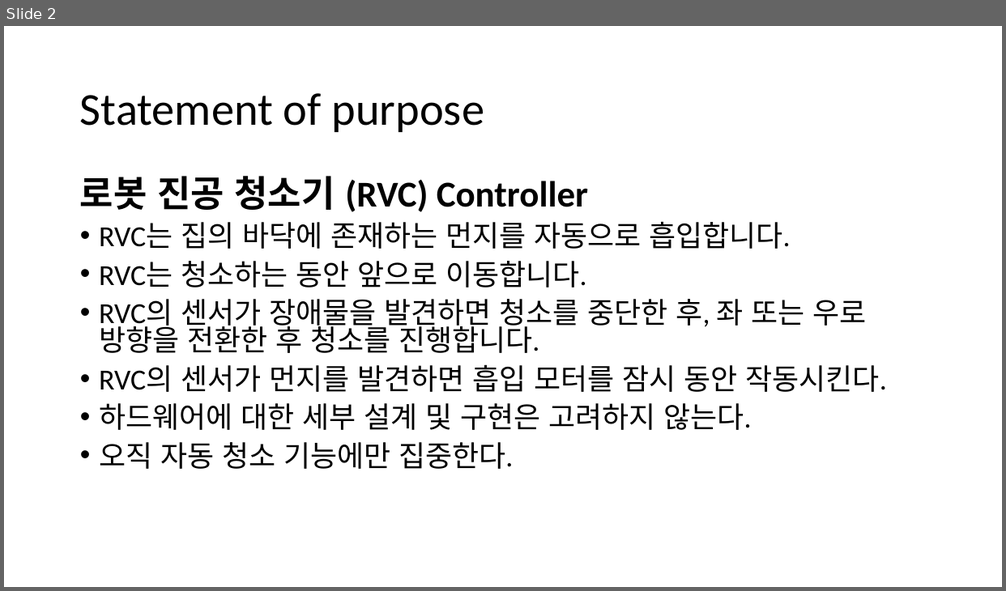
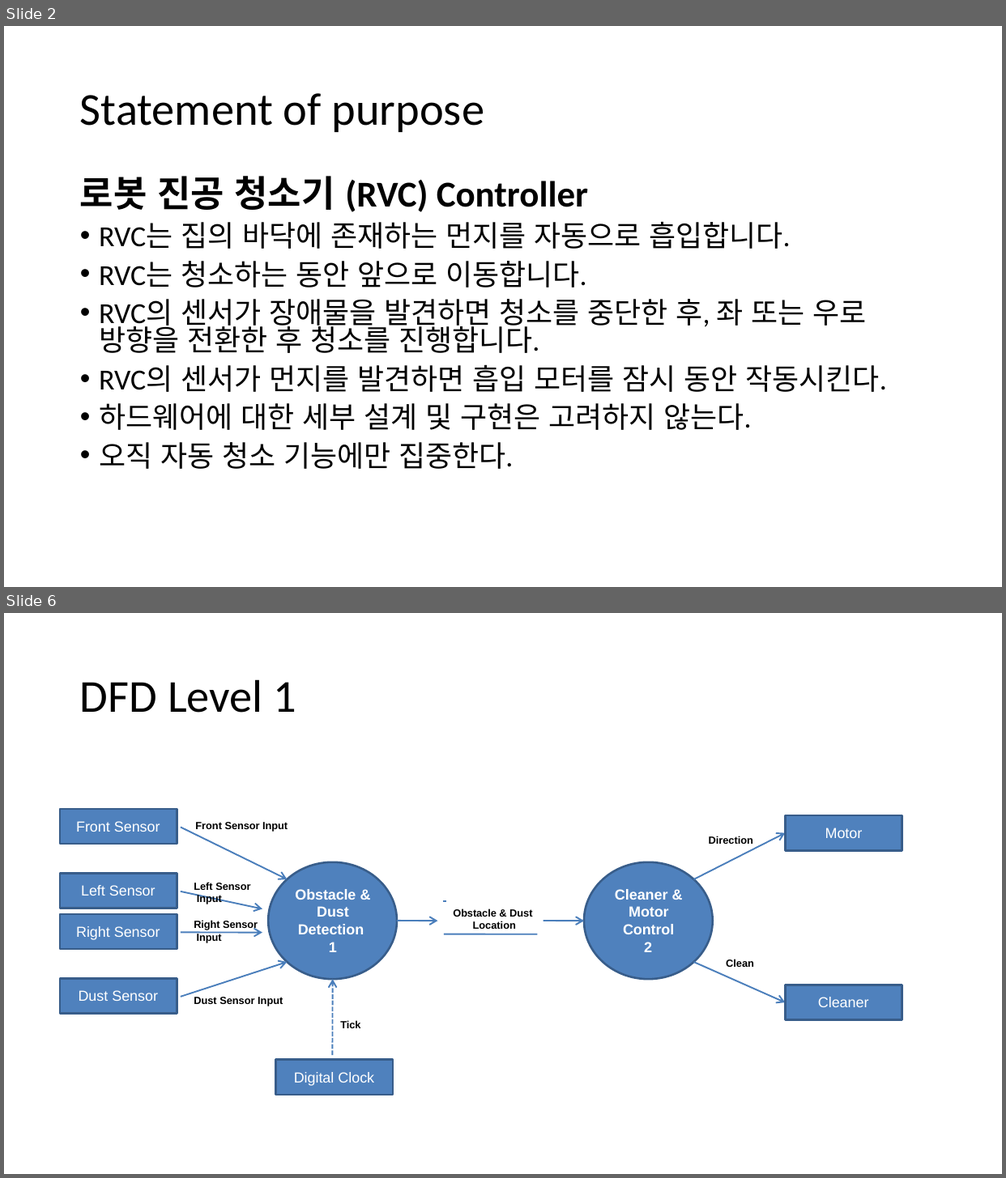
Before and after one commit to azzyjk/2020-2, a slide deck: SoftwareEngineering/SoftwareEngineering_SA.pptx. Shown one above the other, each under a label of ours: slide 2 before the commit, slides 2 and 6 after it; the slides between them are not shown. The pictures are 1006x591 and 1006x1178 pixels, drawn with LibreOffice and Linux fonts; fonts in the diff are those of the drawing. Boxes give left, top, right and bottom in pixels: in the first picture for what was removed or moved away, otherwise in the second. Text is boxed around its words. In the diff, an @@ line names an element or a change of style, - is before the commit and + after.

Commit message:
SA : SA DFD 0~2

```diff
--- a/SoftwareEngineering/SoftwareEngineering_SA.pptx
+++ b/SoftwareEngineering/SoftwareEngineering_SA.pptx
@@ slide 6 added at (4,613,1002,1174), background #FFFFFF @@
@@ title added at (80,679,296,713), 44 pt, text #000000 @@
+DFD Level 1
@@ rectangle added at (60,809,177,845), fill #4F81BD, outline #385D8A 2 pt, 14 pt, text #FFFFFF @@
+Front Sensor
@@ freeform shape added at (180,826,287,998), fill #4A7EBB @@
@@ text added at (195,822,288,831), 10 pt, text #000000, bold @@
+Front Sensor Input
@@ rectangle added at (786,815,902,851), fill #4F81BD, outline #385D8A 2 pt, 14 pt, text #FFFFFF @@
+Motor
@@ freeform shape added at (543,833,785,1003), fill #4A7EBB @@
@@ text added at (709,836,753,844), 10 pt, text #000000, bold @@
+Direction
@@ rectangle added at (60,874,177,909), fill #4F81BD, outline #385D8A 2 pt, 14 pt, text #FFFFFF @@
+Left Sensor
@@ freeform shape added at (268,862,397,979), fill #4F81BD @@
@@ freeform shape added at (268,862,397,979), outline #385D8A 2 pt @@
@@ freeform shape added at (584,862,713,979), fill #4F81BD @@
@@ freeform shape added at (584,862,713,979), outline #385D8A 2 pt @@
@@ text added at (194,882,250,905), 10 pt, text #000000, bold @@
+Left Sensor Input
@@ text added at (295,889,364,952), 14 pt, text #FFFFFF, bold @@
+Obstacle & Dust Detection 1
@@ text added at (615,889,674,952), 14 pt, text #FFFFFF, bold @@
+Cleaner & Motor Control
+2
@@ rectangle added at (60,914,177,949), fill #4F81BD, outline #385D8A 2 pt, 14 pt, text #FFFFFF @@
+Right Sensor
@@ text added at (194,920,258,943), 10 pt, text #000000, bold @@
+Right Sensor Input
@@ freeform shape added at (328,916,438,1055), fill #4A7EBB @@
@@ text added at (453,909,532,929), 10 pt, text #000000, bold @@
+Obstacle & Dust Location
@@ freeform shape added at (444,934,537,934), outline #4A7EBB 1.5 pt @@
@@ text added at (726,959,754,967), 10 pt, text #000000, bold @@
+Clean
@@ rectangle added at (60,978,177,1013), fill #4F81BD, outline #385D8A 2 pt, 14 pt, text #FFFFFF @@
+Dust Sensor
@@ text added at (194,997,360,1029), 10 pt, text #000000, bold @@
+Dust Sensor Input
+Tick
@@ rectangle added at (786,985,902,1020), fill #4F81BD, outline #385D8A 2 pt, 14 pt, text #FFFFFF @@
+Cleaner
@@ rectangle added at (275,1060,393,1095), fill #4F81BD, outline #385D8A 2 pt, 14 pt, text #FFFFFF @@
+Digital Clock
```
Also in this commit, not shown: 4 other slides added.
